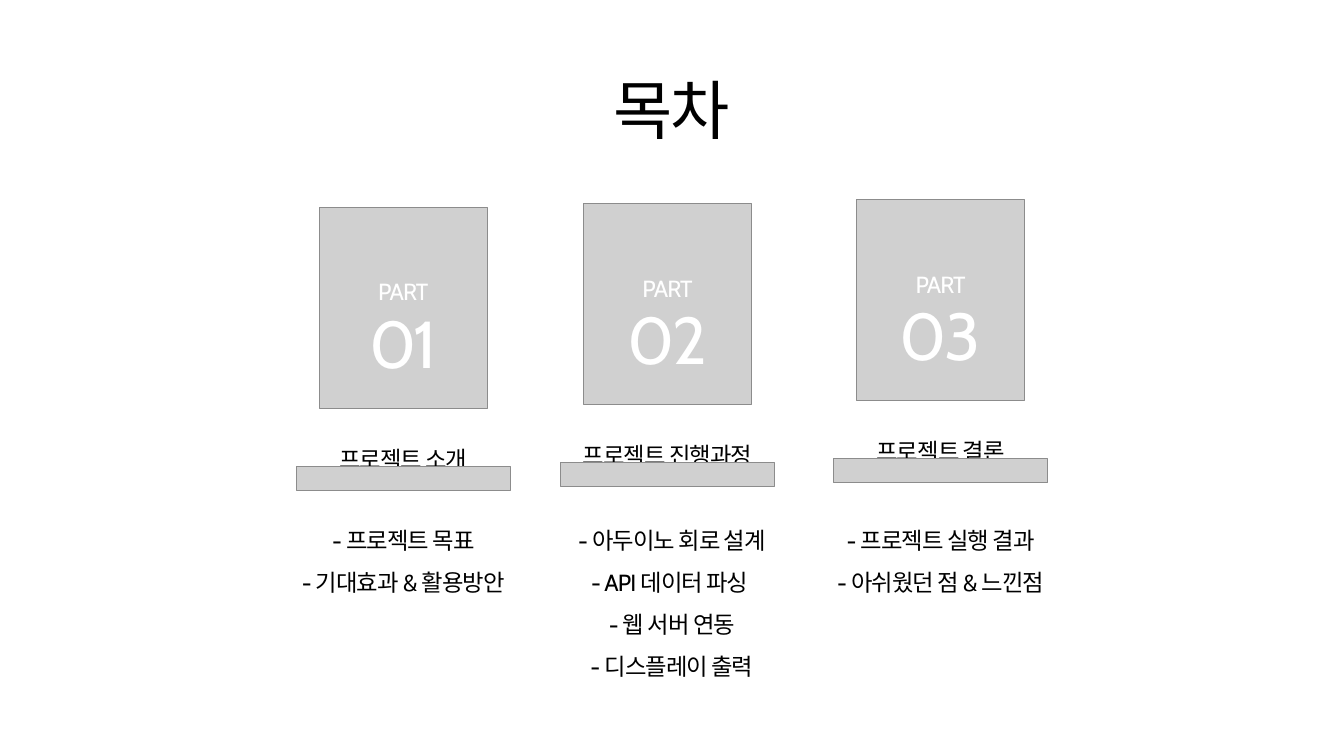
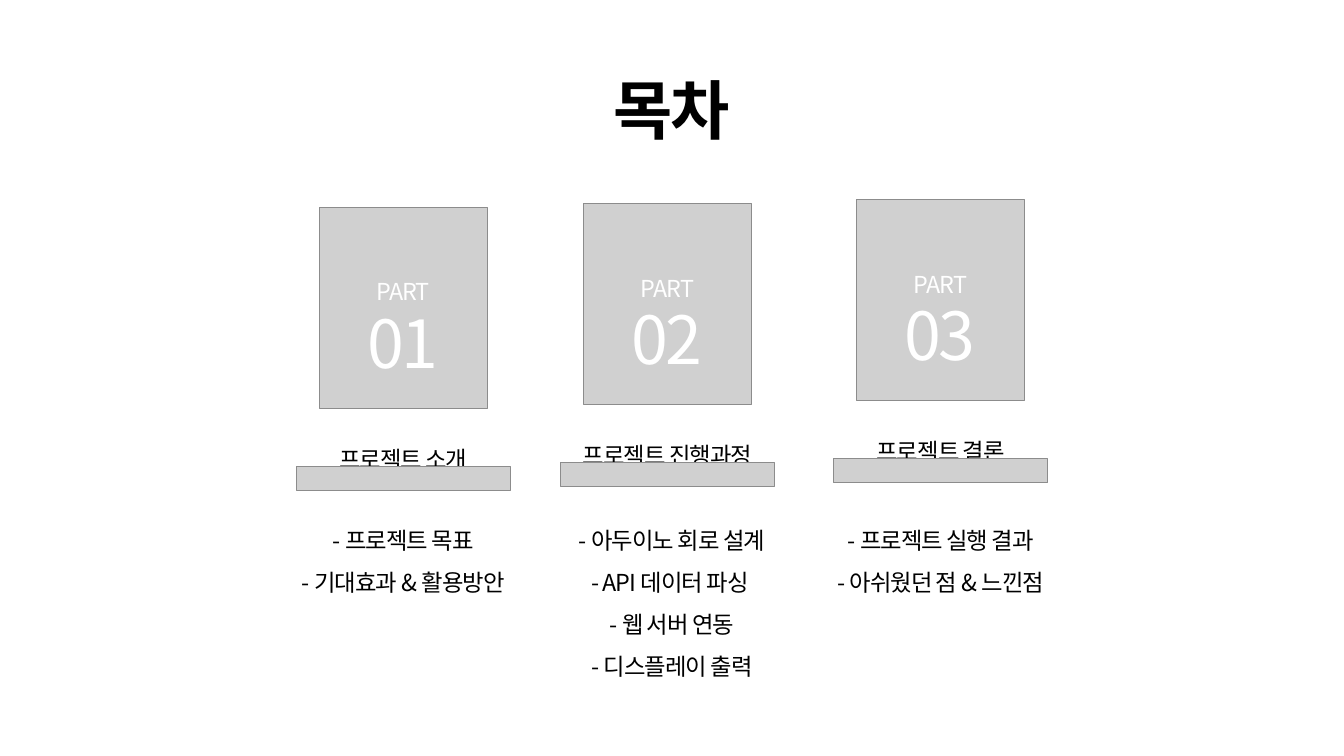
Before and after one commit to Hwan0808/Capstone_Project, a slide deck: slide 2 of 종합프로젝트설계_발표자료.pptx. Drawn at 1344x756 pixels with LibreOffice and Linux fonts; fonts in the diff are those of the drawing; grey boxes stand for pictures. Boxes give left, top, right and bottom in pixels: in the first picture for what was removed or moved away, otherwise in the second. Text is boxed around its words. In the diff, an @@ line names an element or a change of style, - is before the commit and + after.

```diff
--- a/종합프로젝트설계_발표자료.pptx
+++ b/종합프로젝트설계_발표자료.pptx
@@ text "목차" at (614,80,730,140): font Cabin to Noto Sans CJK KR, bold on @@
@@ font Cabin to Noto Sans CJK KR in 9 elements at (591,529,765,677), (314,529,505,593), (849,529,1044,593), (377,283,430,300), (641,280,694,297), (914,276,967,293), (632,315,703,364), (905,311,976,360), (368,319,439,368) @@
```
Also in this commit, not shown: 10 other slides changed, 1 slide added, 1 slide removed.
